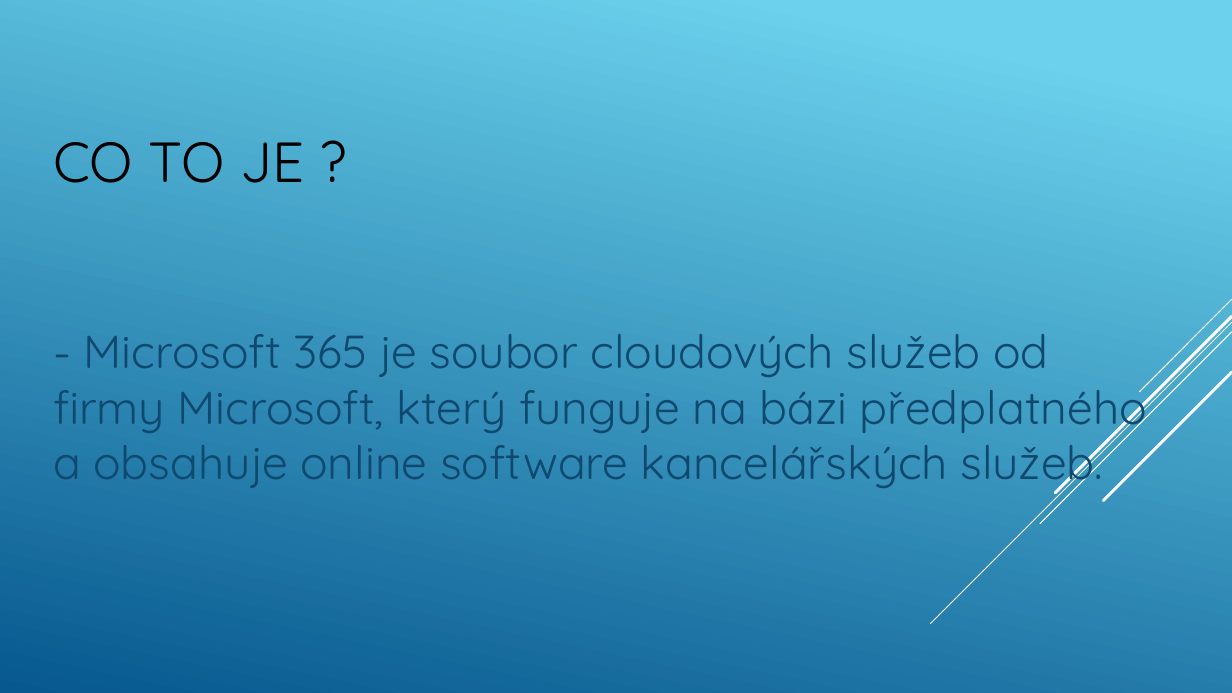
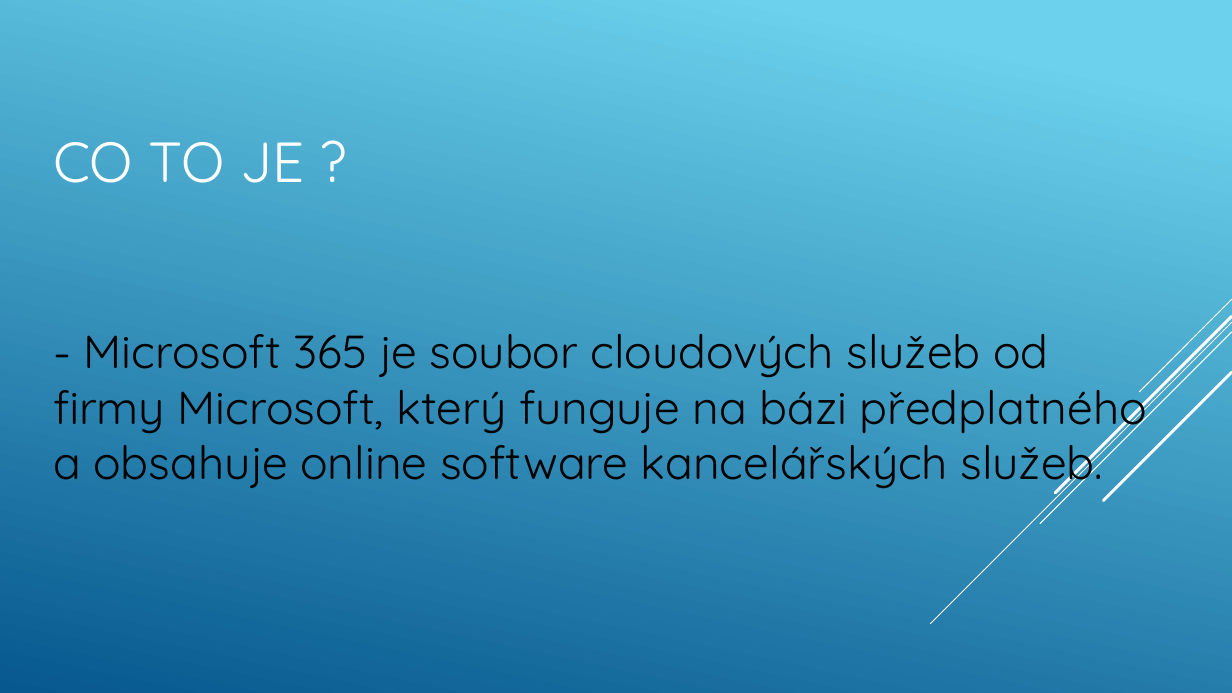
Before and after one commit to machacekadam/Office-365-a-jeho-mo-nosti, a slide deck: slide 2 of Machacek.pptx. Drawn at 1232x693 pixels with LibreOffice and Linux fonts; fonts in the diff are those of the drawing. Boxes give left, top, right and bottom in pixels: in the first picture for what was removed or moved away, otherwise in the second. Text is boxed around its words. In the diff, an @@ line names an element or a change of style, - is before the commit and + after.

```diff
--- a/Machacek.pptx
+++ b/Machacek.pptx
@@ title "CO TO JE ?" at (53,142,304,183): text colour #000000 to #FFFFFF @@
@@ text "- Microsoft 365 je soubor ..." at (53,334,1147,492): text colour #0F496F to #000000 @@
```
Also in this commit, not shown: 19 other slides changed.
